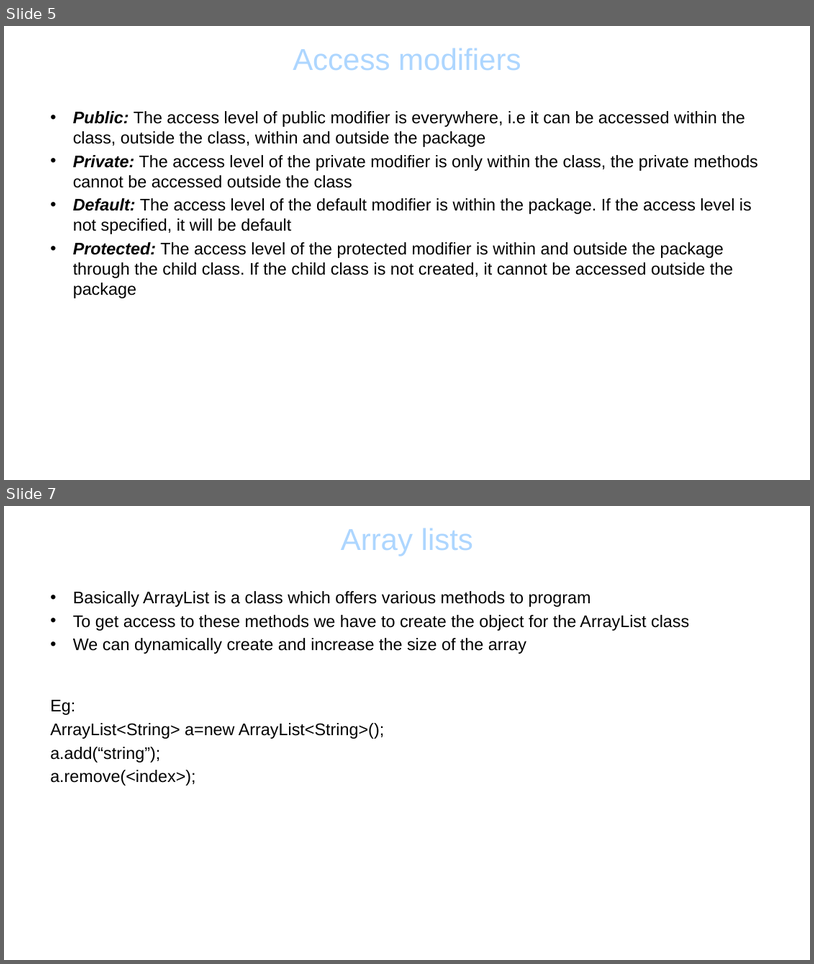
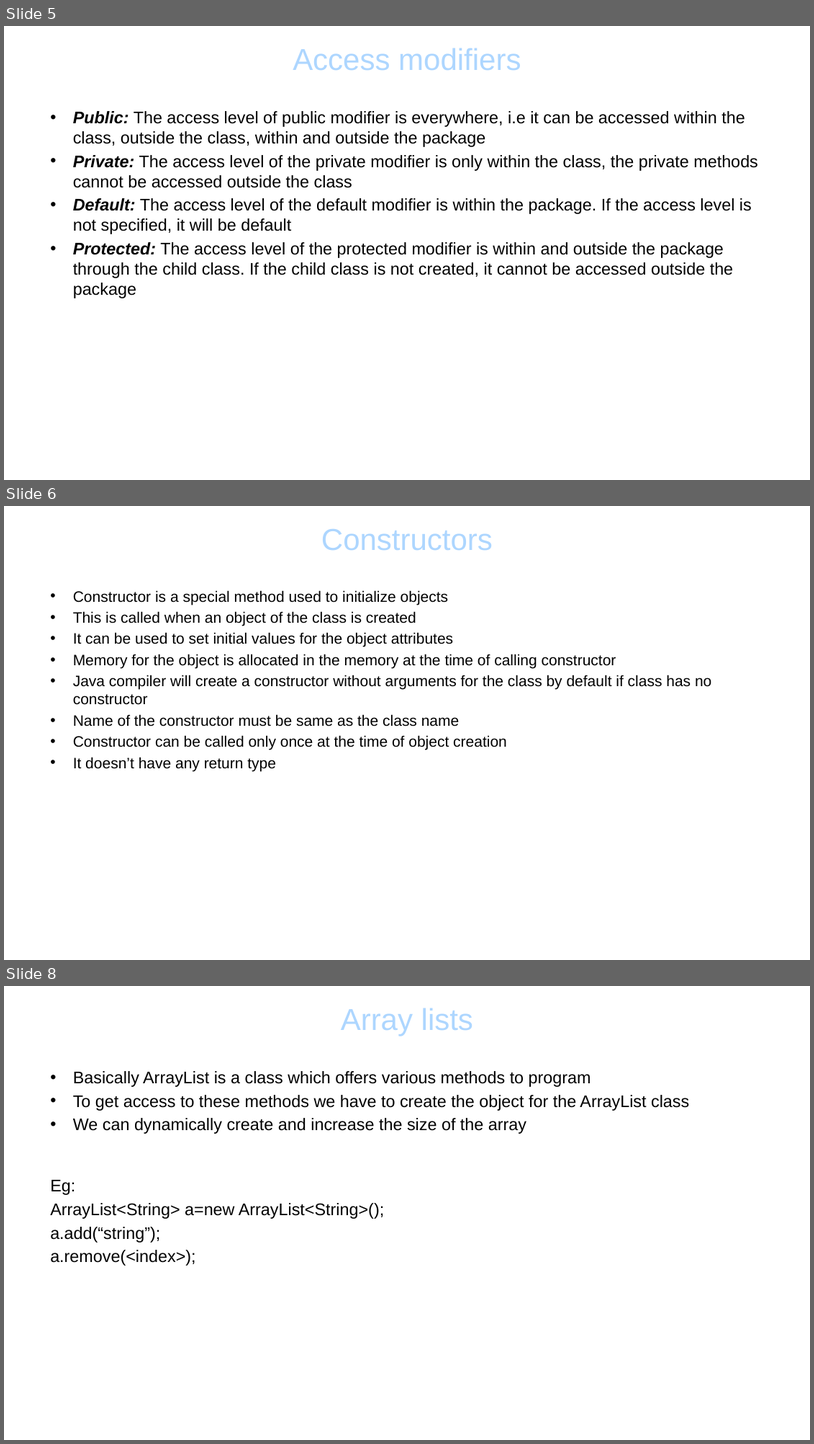
Before and after one commit to lanceqa81/Notes, a slide deck: Java_Basics.pptx. Shown one above the other, each under a label of ours: slides 5 and 7 before the commit, slides 5, 6 and 8 after it; the slides between them are not shown. The pictures are 814x964 and 814x1444 pixels, drawn with LibreOffice and Linux fonts; fonts in the diff are those of the drawing; background and template pictures are left out. Boxes give left, top, right and bottom in pixels: in the first picture for what was removed or moved away, otherwise in the second. Text is boxed around its words. In the diff, an @@ line names an element or a change of style, - is before the commit and + after.

```diff
--- a/Java_Basics.pptx
+++ b/Java_Basics.pptx
@@ slide 6 added at [4,506,810,960], background picture (left out) @@
@@ title added at [322,529,493,550], 36 pt, text #ADD6FF @@
+Constructors
@@ text added at [73,590,712,771], 18 pt, text #000000 @@
+• Constructor is a special method used to initialize objects
+• This is called when an object of the class is created
+• It can be used to set initial values for the object attributes
+• Memory for the object is allocated in the memory at the time of calling constructor
+• Java compiler will create a constructor without arguments for the class by default if class has no constructor
+• Name of the constructor must be same as the class name
+• Constructor can be called only once at the time of object creation
+• It doesn’t have any return type
@@ what was slide 7 is now slide 8 @@
```
Also in this commit, not shown: 2 slides changed.
